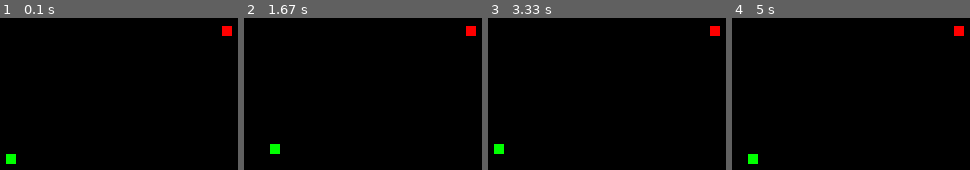
Above: before the commit, frames 1-4 (left to right).
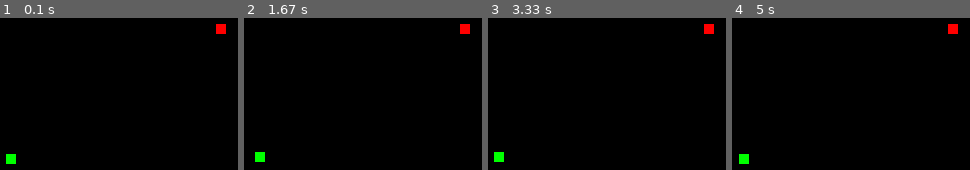
Above: after the commit, the same moments.

Repository: LUDUSLab/stem-games
Game: pygame game, started from arthur.carvalho/snake.py
The game is run twice, just before and just after one commit, with the same random seed, the same clock (stepped at 60 frames per second) and the same inputs.
Inputs:
- Up to frame 1 (0.1 s): no input
- Up to frame 2 (1.67 s): hold Right 0.33-0.8 s; hold Up 0.83-1.13 s; hold Right 1.17-1.63 s
- Up to frame 3 (3.33 s): hold Left 1.67-2.2 s; hold Down 2.23-2.53 s; hold Left 2.57-2.97 s; hold Up from 3 s (still down)
- Up to frame 4 (5 s): release Up at 3.37 s; hold Right 3.4-4.03 s; hold Down 4.07-4.43 s; hold Left 4.47-4.93 s; hold Right from 4.97 s (still down)

The runs differ from the first frame. In frame 1, 0.4% of the frame differs, in the area x 90-98%, y 3-12%; in frame 2, 0.9%, in the area x 4-98%, y 3-95%; in frame 3, 0.8%; in frame 4, 0.9%.

Commit message:
Changes in snake move.

Diff:
--- a/arthur.carvalho/snake.py
+++ b/arthur.carvalho/snake.py
@@ -1,5 +1,10 @@
 import pygame
 from random import randint
+
+
+def body_snake():
+    screen.blit(snake, snake_position)
+
 
 pygame.init()
 
@@ -11,11 +16,12 @@
 snake = pygame.Surface((10, 10))
 snake.fill((0, 255, 0))
 snake_position = [250, 250]
+UP = DOWN = LEFT = RIGHT = False
 
 # Apple set
 apple = pygame.Surface((10, 10))
 apple.fill((255, 0, 0))
-apple_position = (randint(0, 490), randint(0, 490))
+apple_position = [randint(0, 490) // 10 * 10, randint(0, 490) // 10 * 10]
 
 game_loop = True
 
@@ -28,24 +34,39 @@
         # map keys
         elif event.type == pygame.KEYDOWN:
             if event.key == pygame.K_UP:
-                snake_position[1] -= 10
-                print(snake_position)
+                UP = True
+                DOWN = LEFT = RIGHT = False
 
             elif event.key == pygame.K_DOWN:
-                snake_position[1] += 10
-                print(snake_position)
+                DOWN = True
+                UP = LEFT = RIGHT = False
 
             elif event.key == pygame.K_LEFT:
-                snake_position[0] -= 10
-                print(snake_position)
+                LEFT = True
+                UP = DOWN = RIGHT = False
 
             elif event.key == pygame.K_RIGHT:
-                snake_position[0] += 10
-                print(snake_position)
+                RIGHT = True
+                UP = DOWN = LEFT = False
+
+    if UP:
+        snake_position[1] -= 0.1
+
+    elif DOWN:
+        snake_position[1] += 0.1
+
+    elif LEFT:
+        snake_position[0] -= 0.1
+
+    elif RIGHT:
+        snake_position[0] += 0.1
+
+    if snake_position[0] == apple_position:
+        apple_position = [randint(0, 490) // 10 * 10, randint(0, 490) // 10 * 10]
 
     screen.fill((0, 0, 0))
 
     screen.blit(apple, apple_position)
-    screen.blit(snake, snake_position)
+    body_snake()
 
     pygame.display.update()
